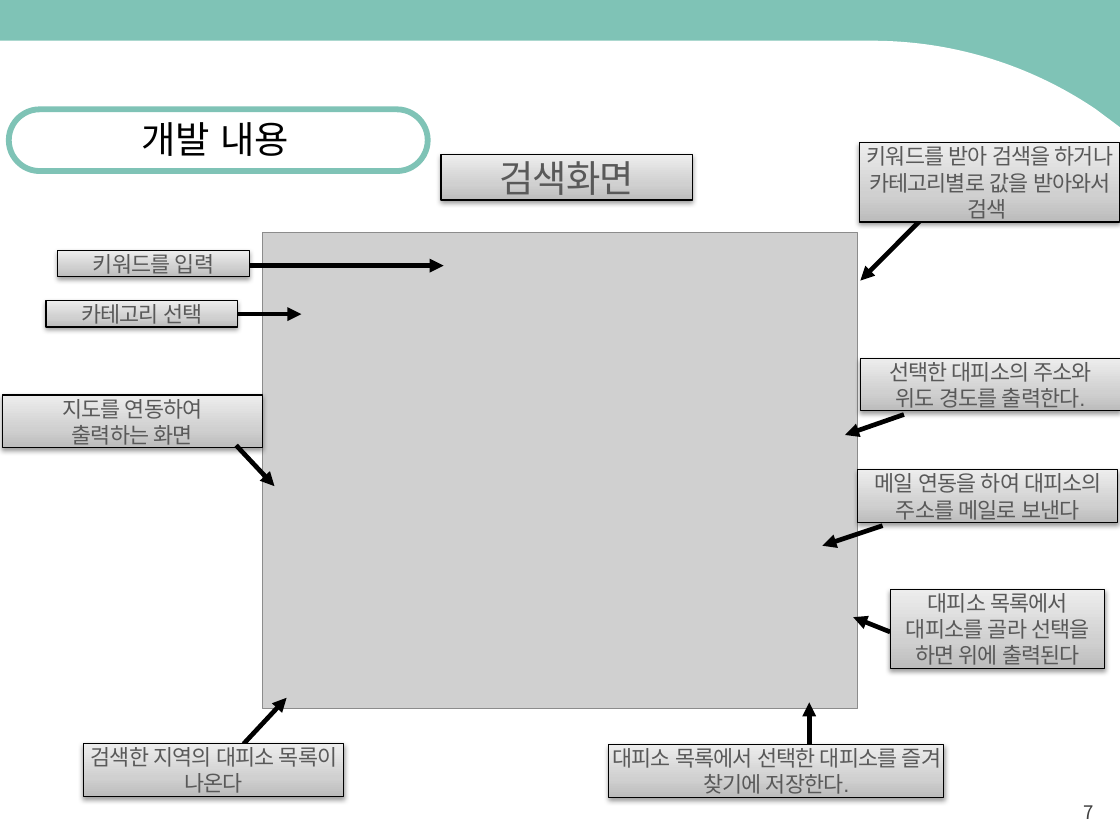
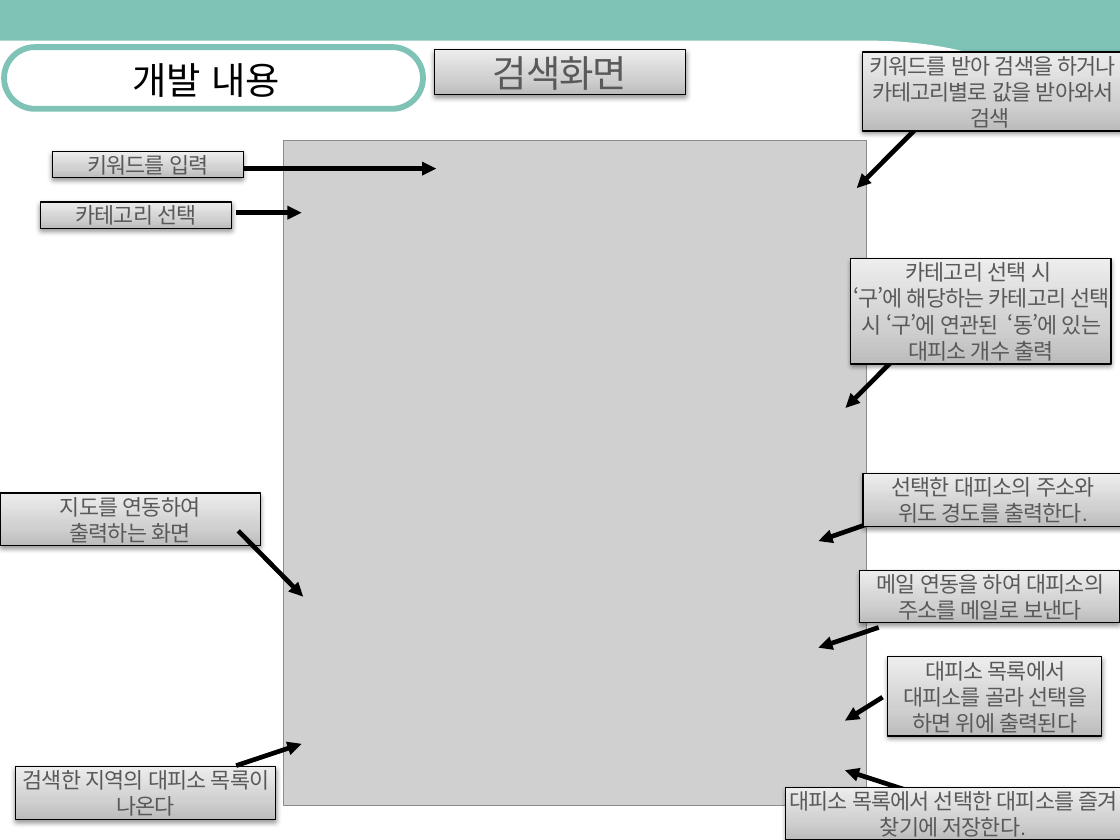
Before and after one commit to kpu2015180/scrtiptP, a slide deck: slide 7 of 기획발표.pptx. Drawn at 1120x840 pixels with LibreOffice and Linux fonts; fonts in the diff are those of the drawing; grey boxes stand for pictures. Boxes give left, top, right and bottom in pixels: in the first picture for what was removed or moved away, otherwise in the second. Text is boxed around its words. In the diff, an @@ line names an element or a change of style, - is before the commit and + after.

```diff
--- a/기획발표.pptx
+++ b/기획발표.pptx
@@ rounded rectangle: place and size @@
-rounded rectangle at bbox=[9, 110, 428, 171]
+rounded rectangle at bbox=[4, 47, 423, 109]
@@ text "개발 내용": place and size @@
-text "개발 내용" at bbox=[141, 122, 289, 156]
+text "개발 내용" at bbox=[132, 63, 280, 97]
@@ rectangle "검색화면": place and size @@
-rectangle "검색화면" at bbox=[441, 155, 692, 199]
+rectangle "검색화면" at bbox=[435, 49, 685, 94]
@@ rectangle "키워드를 받아 검색을 하거나 카테고리별로 ...": place and size @@
-rectangle "키워드를 받아 검색을 하거나 카테고리별로 ..." at bbox=[859, 143, 1119, 223]
+rectangle "키워드를 받아 검색을 하거나 카테고리별로 ..." at bbox=[862, 52, 1120, 131]
@@ picture: place and size @@
-picture at bbox=[262, 232, 858, 708]
+picture at bbox=[283, 141, 867, 806]
@@ arrow moved from (920, 221) - (860, 281) to (916, 129) - (857, 188) @@
@@ rectangle "키워드를 입력": place and size @@
-rectangle "키워드를 입력" at bbox=[58, 251, 250, 278]
+rectangle "키워드를 입력" at bbox=[53, 151, 244, 178]
@@ arrow moved from (243, 265) - (444, 265) to (236, 169) - (436, 169) @@
@@ rectangle "카테고리 선택": place and size @@
-rectangle "카테고리 선택" at bbox=[46, 300, 237, 327]
+rectangle "카테고리 선택" at bbox=[40, 202, 232, 228]
@@ arrow moved from (236, 315) - (301, 315) to (236, 213) - (301, 213) @@
@@ rectangle added at bbox=[851, 259, 1111, 364], fill gradient #BDBDBD to #D1D1D1 to #EEEEEE, outline #000000 0.75 pt, 14 pt, text #595959 @@
+카테고리 선택 시
+‘구’에 해당하는 카테고리 선택 시 ‘구’에 연관된 ‘동’에 있는 대피소 개수 출력
@@ arrow added from (905, 348) to (846, 408), #000000 3 pt @@
@@ rectangle "선택한 대피소의 주소와": place and size @@
-rectangle "선택한 대피소의 주소와" at bbox=[860, 358, 1120, 411]
+rectangle "선택한 대피소의 주소와" at bbox=[864, 474, 1120, 526]
@@ rectangle "지도를 연동하여": place and size @@
-rectangle "지도를 연동하여" at bbox=[2, 395, 262, 448]
+rectangle "지도를 연동하여" at bbox=[0, 493, 260, 545]
@@ arrow moved from (236, 446) - (274, 486) to (239, 531) - (304, 597) @@
@@ arrow moved from (904, 414) - (846, 435) to (877, 521) - (819, 541) @@
@@ rectangle "메일 연동을 하여 대피소의 주소를 ...": place and size @@
-rectangle "메일 연동을 하여 대피소의 주소를 ..." at bbox=[858, 469, 1118, 522]
+rectangle "메일 연동을 하여 대피소의 주소를 ..." at bbox=[860, 570, 1120, 623]
@@ arrow moved from (883, 525) - (822, 545) to (879, 627) - (819, 647) @@
@@ rectangle "대피소 목록에서 대피소를 골라 선택을 ...": place and size @@
-rectangle "대피소 목록에서 대피소를 골라 선택을 ..." at bbox=[890, 589, 1104, 669]
+rectangle "대피소 목록에서 대피소를 골라 선택을 ..." at bbox=[887, 657, 1101, 737]
@@ arrow moved from (890, 632) - (853, 617) to (883, 697) - (846, 720) @@
@@ arrow moved from (243, 744) - (287, 698) to (236, 766) - (301, 744) @@
@@ rectangle "검색한 지역의 대피소 목록이 나온다": place and size @@
-rectangle "검색한 지역의 대피소 목록이 나온다" at bbox=[84, 744, 344, 796]
+rectangle "검색한 지역의 대피소 목록이 나온다" at bbox=[16, 766, 276, 819]
@@ arrow moved from (810, 744) - (810, 702) to (913, 792) - (846, 771) @@
@@ rectangle "대피소 목록에서 선택한 대피소를 즐겨 ...": place and size @@
-rectangle "대피소 목록에서 선택한 대피소를 즐겨 ..." at bbox=[609, 745, 944, 797]
+rectangle "대피소 목록에서 선택한 대피소를 즐겨 ..." at bbox=[785, 787, 1120, 840]
```
Also in this commit, not shown: 2 other slides changed.
